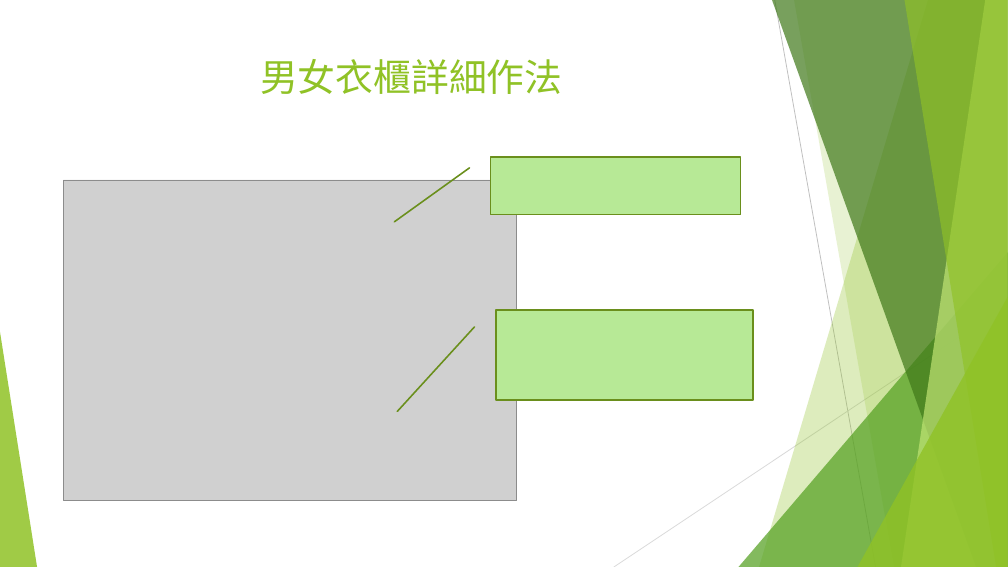
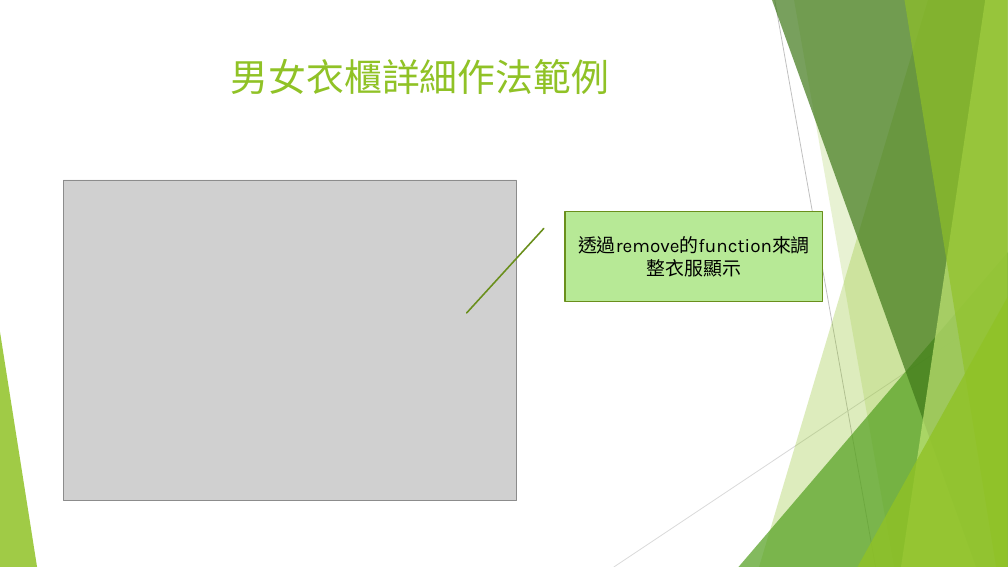
Before and after one commit to happy1103/SecretCloset, a slide deck: slide 7 of Webprograming/document/00457004+00457013.pptx. Drawn at 1008x567 pixels with LibreOffice and Linux fonts; fonts in the diff are those of the drawing; grey boxes stand for pictures. Boxes give left, top, right and bottom in pixels: in the first picture for what was removed or moved away, otherwise in the second. Text is boxed around its words. In the diff, an @@ line names an element or a change of style, - is before the commit and + after.

```diff
--- a/Webprograming/document/00457004+00457013.pptx
+++ b/Webprograming/document/00457004+00457013.pptx
@@ title at <box>231,59,609,94</box>: text changed @@
-男女衣櫃詳細作法
+男女衣櫃詳細作法範例
@@ border callout removed at <box>491,157,741,215</box> @@
@@ border callout added at <box>566,212,823,302</box>, fill #B7E996, outline #6B901C 1.5 pt, 18 pt, text #000000 @@
+透過remove的function來調整衣服顯示
@@ border callout removed at <box>496,310,753,400</box> @@
```
Also in this commit, not shown: 8 other slides changed, 2 slides added.
